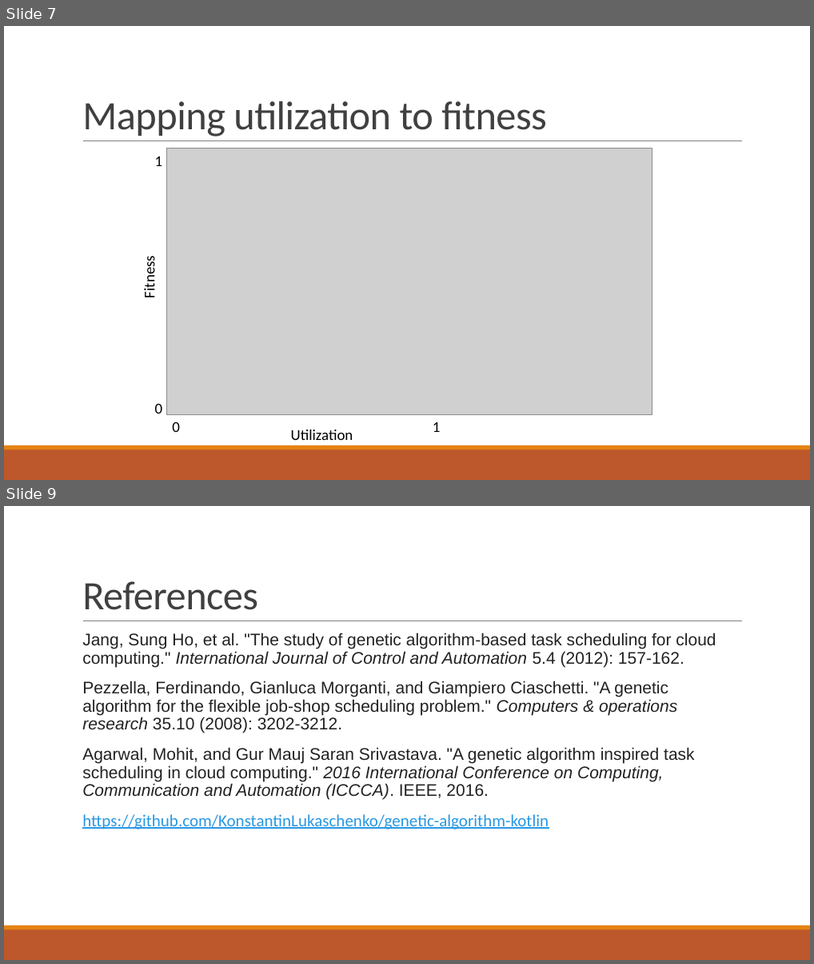
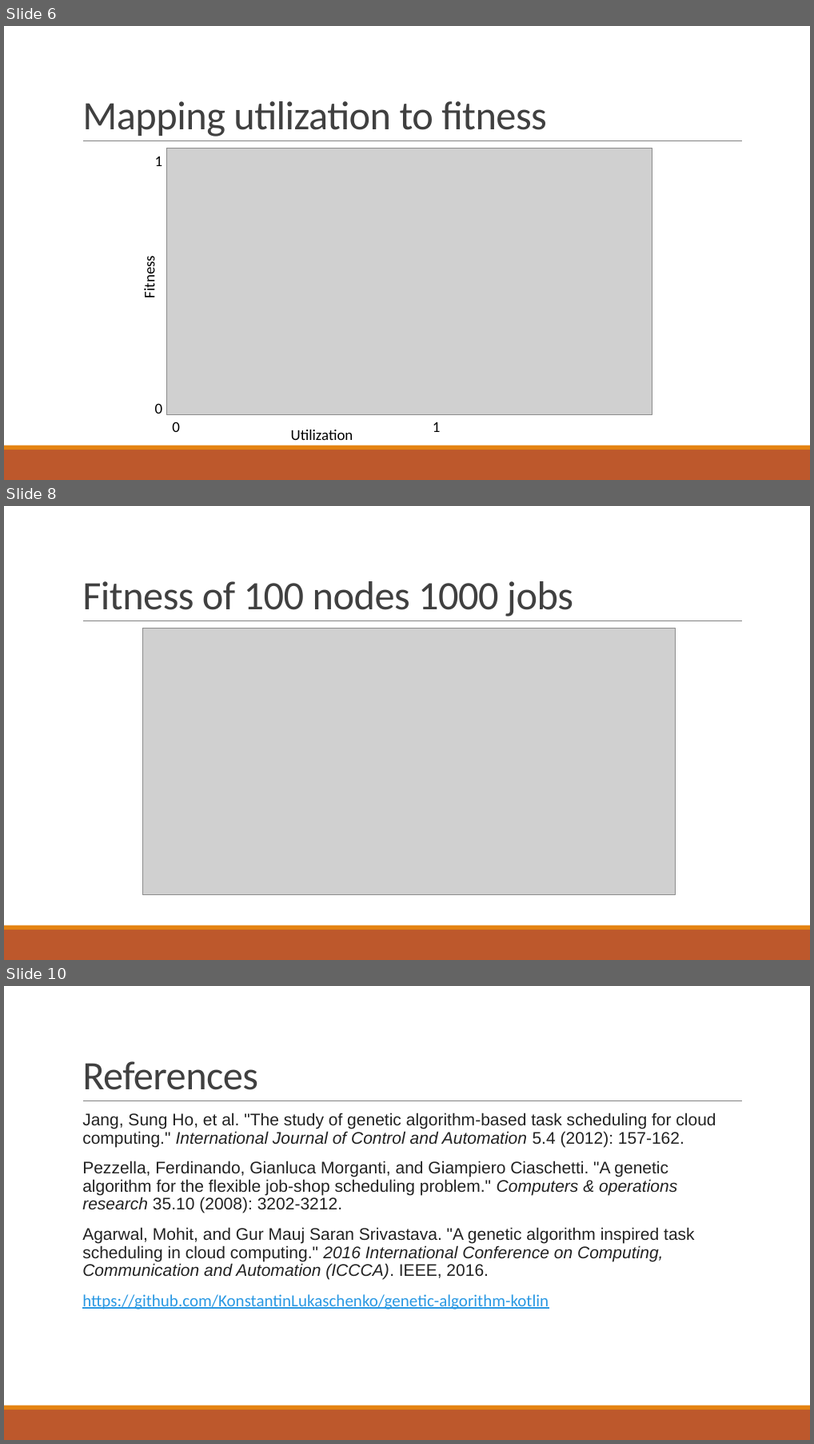
Before and after one commit to Lukas-Kaufmann/workload_scheduling_ga, a slide deck: docs/results.pptx. Shown one above the other, each under a label of ours: slides 7 and 9 before the commit, slides 6, 8 and 10 after it; the slides between them are not shown. The pictures are 814x964 and 814x1444 pixels, drawn with LibreOffice and Linux fonts; fonts in the diff are those of the drawing; grey boxes stand for pictures. Boxes give left, top, right and bottom in pixels: in the first picture for what was removed or moved away, otherwise in the second. Text is boxed around its words. In the diff, an @@ line names an element or a change of style, - is before the commit and + after.

```diff
--- a/docs/results.pptx
+++ b/docs/results.pptx
@@ slide 8 added at box(4, 506, 810, 960), background #FFFFFF; not listed: 3 template elements that a slide beside it also shows @@
@@ title added at box(82, 581, 574, 616), 48 pt, text #404040 @@
+Fitness of 100 nodes 1000 jobs
@@ picture added at box(143, 628, 675, 894) @@
@@ what was slide 7 is now slide 6 @@
@@ what was slide 9 is now slide 10 @@
```
Also in this commit, not shown: 3 other slides added, 3 slides removed, 3 other files.
